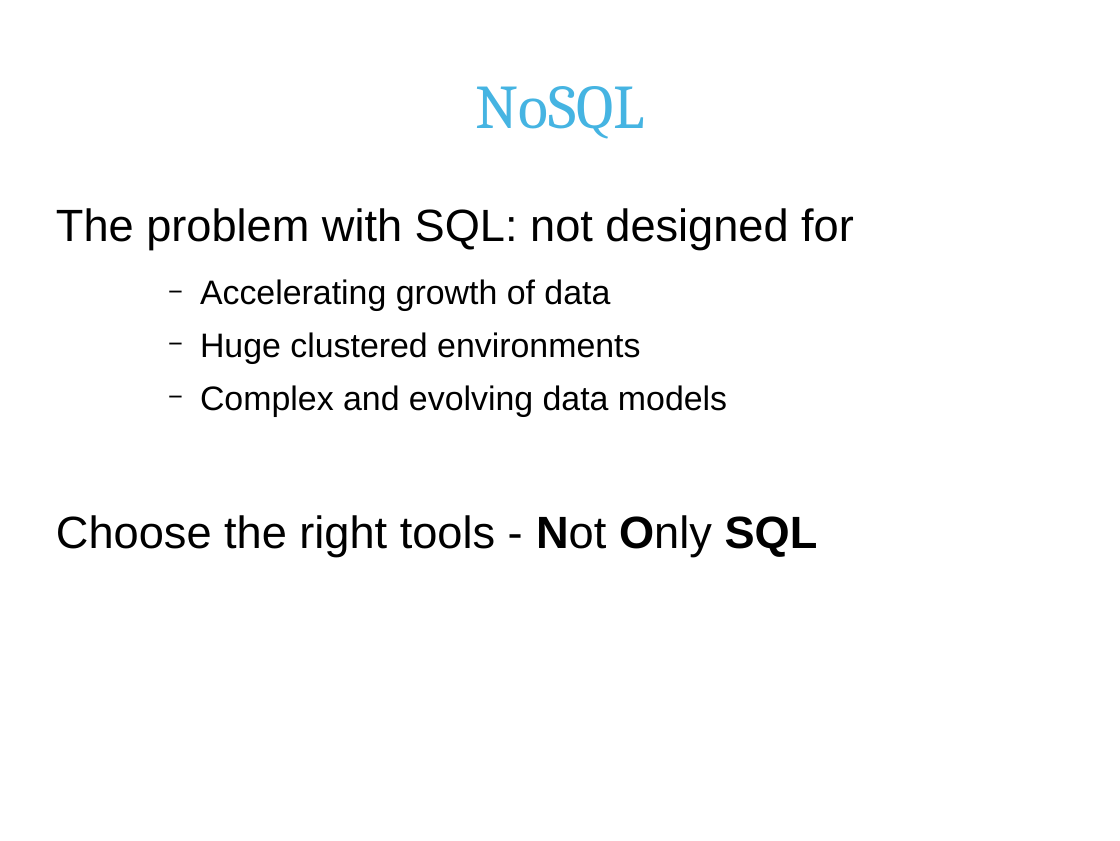
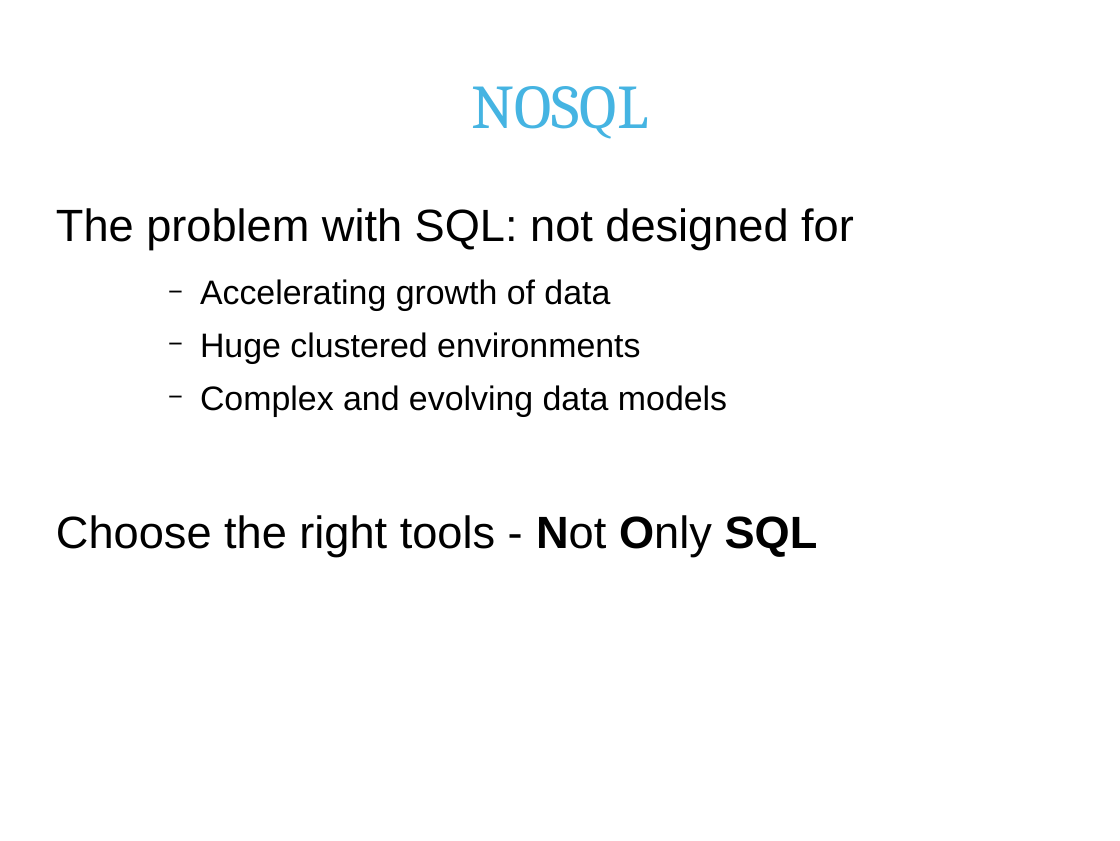
Before and after one commit to andreasronge/andreasronge.github.com, a slide deck: slide 2 of rails-conf.rb.odp. Drawn at 1120x841 pixels with LibreOffice and Linux fonts; fonts in the diff are those of the drawing; background and template pictures are left out. Boxes give left, top, right and bottom in pixels: in the first picture for what was removed or moved away, otherwise in the second. Text is boxed around its words. In the diff, an @@ line names an element or a change of style, - is before the commit and + after.

```diff
--- a/rails-conf.rb.odp
+++ b/rails-conf.rb.odp
@@ title at <box>471,86,648,139</box>: text changed @@
-NoSQL
+NOSQL
```
Also in this commit, not shown: 5 other slides changed, 1 other file.
